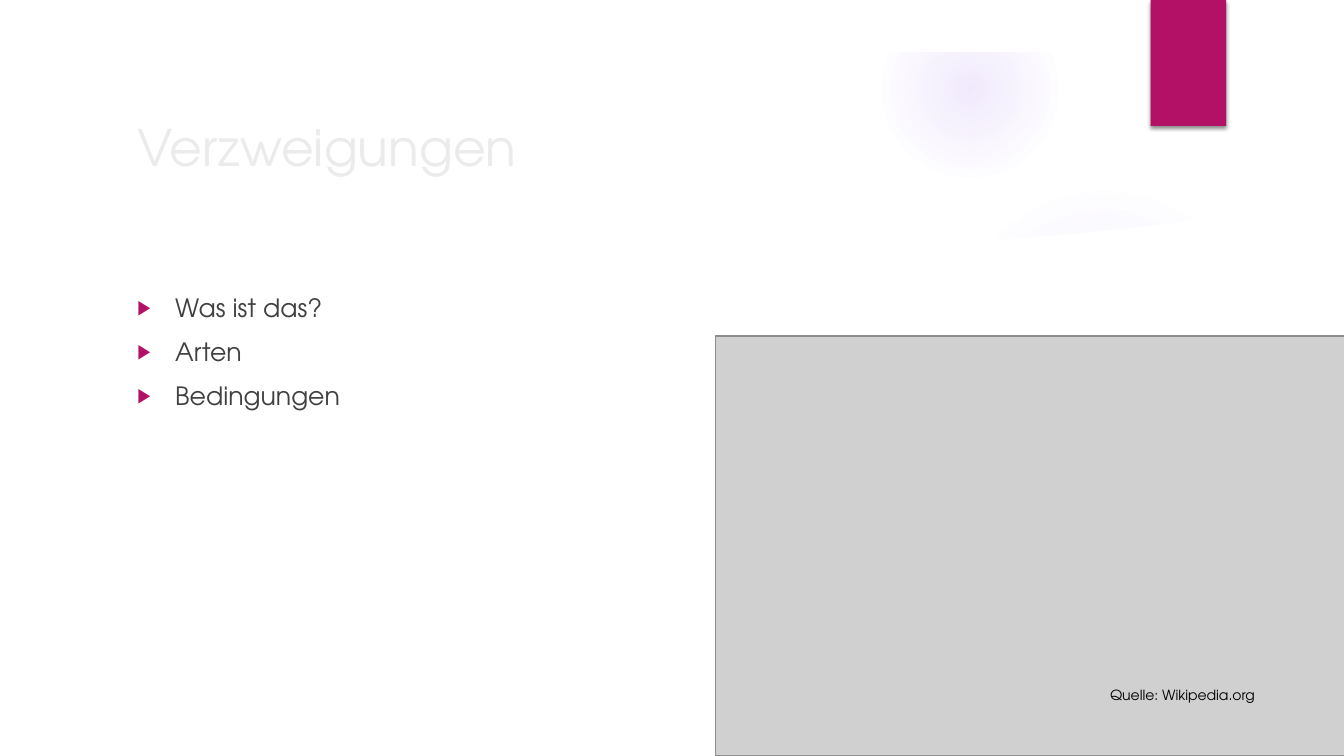
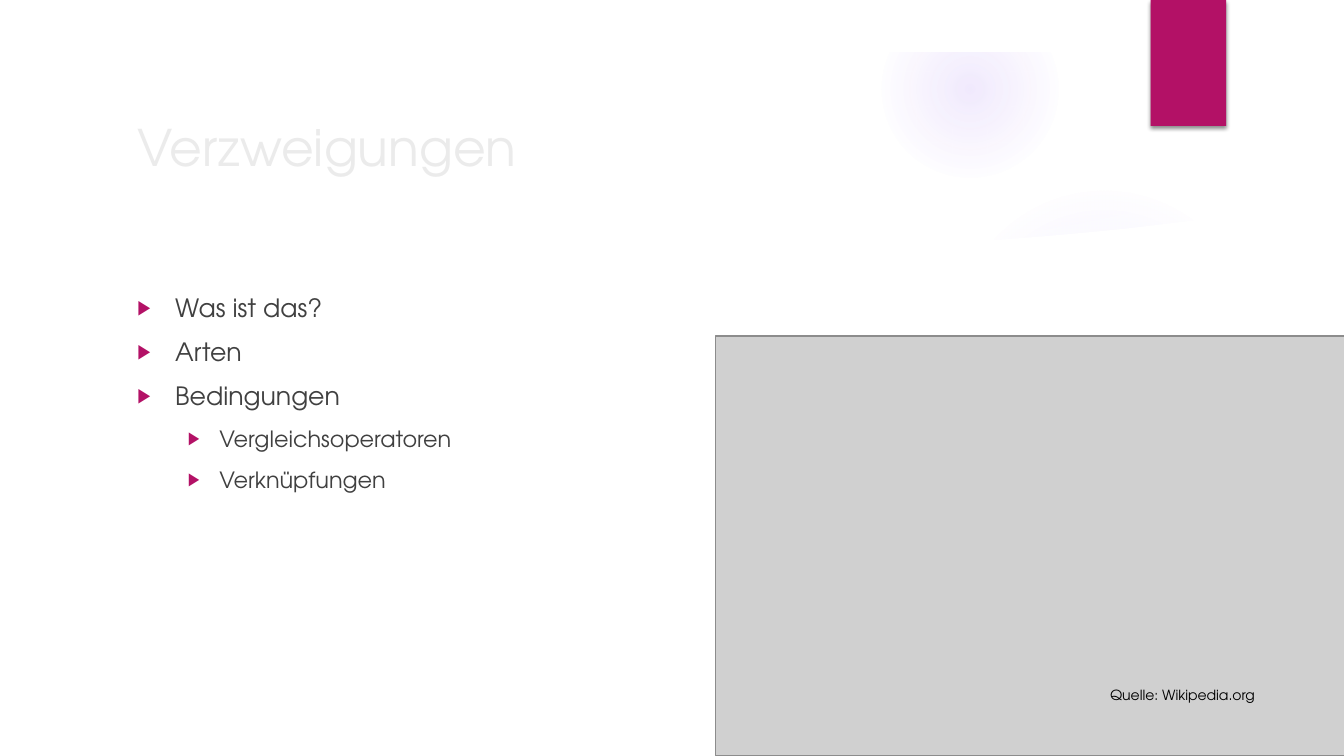
Before and after one commit to SadeByScar/test, a slide deck: slide 3 of Variablen und Verzweigungen.pptx. Drawn at 1344x756 pixels with LibreOffice and Linux fonts; fonts in the diff are those of the drawing; grey boxes stand for pictures; background and template pictures are left out. Boxes give left, top, right and bottom in pixels: in the first picture for what was removed or moved away, otherwise in the second. Text is boxed around its words. In the diff, an @@ line names an element or a change of style, - is before the commit and + after.

Commit message:
Updated Veriablen und Verzweigungen.pptx

```diff
--- a/Variablen und Verzweigungen.pptx
+++ b/Variablen und Verzweigungen.pptx
@@ text at [219, 430, 451, 493]: paragraphs added @@
+  ▶ Vergleichsoperatoren
+  ▶ Verknüpfungen
```
